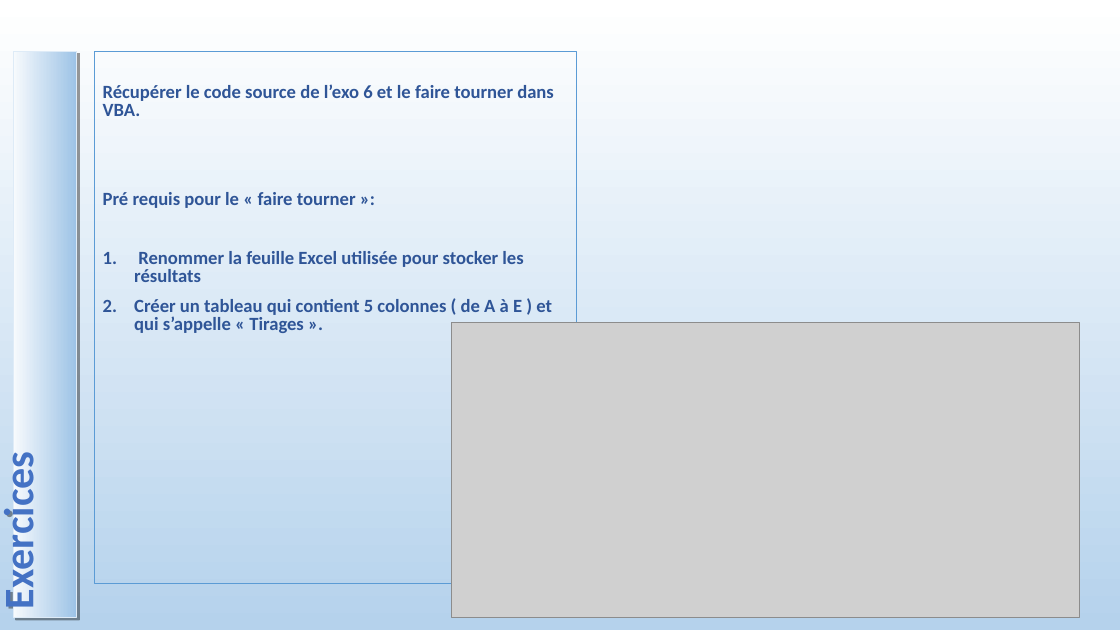
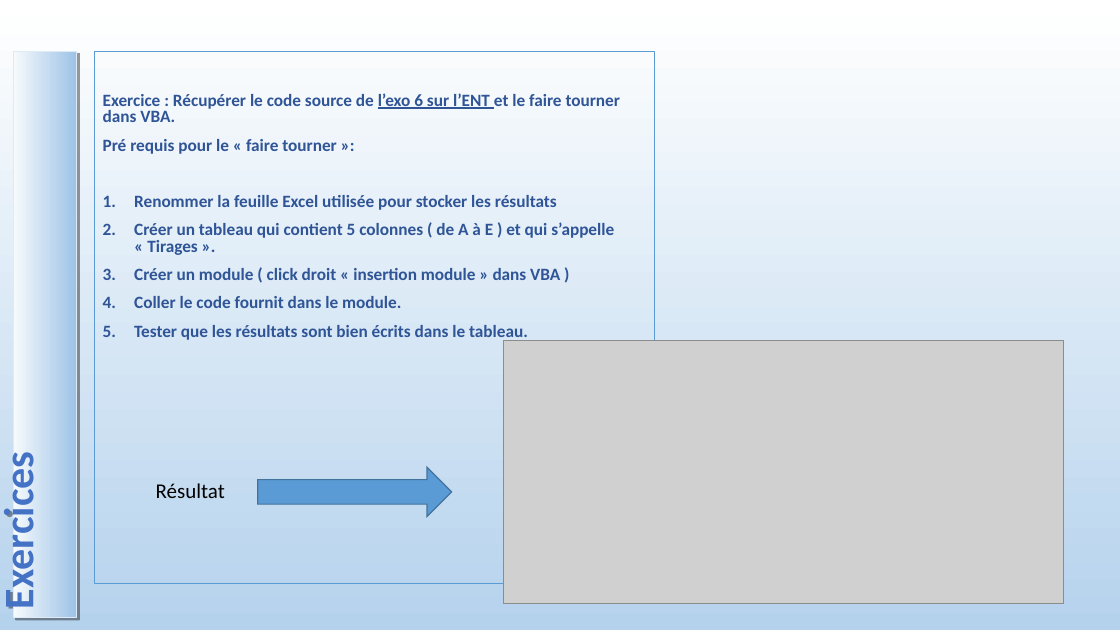
Before and after one commit to fabrice1618/GIFA23, a slide deck: slide 45 of COURS_VBA_TP.pptx (slide 29 before the commit). Drawn at 1120x630 pixels with LibreOffice and Linux fonts; fonts in the diff are those of the drawing; grey boxes stand for pictures. Boxes give left, top, right and bottom in pixels: in the first picture for what was removed or moved away, otherwise in the second. Text is boxed around its words. In the diff, an @@ line names an element or a change of style, - is before the commit and + after.

```diff
--- a/COURS_VBA_TP.pptx
+++ b/COURS_VBA_TP.pptx
@@ text "Exercice : Récupérer le code ...": place and size @@
-text "Exercice : Récupérer le code ..." at <box>94,51,576,584</box>
+text "Exercice : Récupérer le code ..." at <box>94,51,655,584</box>
@@ text at <box>103,93,620,122</box>: text changed; size 16 to 14.8 pt @@
-Récupérer le code source de l’exo 6 et le faire tourner dans VBA.
+Exercice : Récupérer le code source de l’exo 6 sur l’ENT et le faire tourner dans VBA.
@@ text at <box>103,139,614,255</box>: size 16 to 14.8 pt in "Pré requis pour le « faire tourner ...", "Renommer la feuille Excel utilisée pour stocker ...", "Créer un tableau qui contient 5 colonnes ..." @@
@@ text at <box>134,268,560,342</box>: paragraphs added @@
+3. Créer un module ( click droit « insertion module » dans VBA )
+4. Coller le code fournit dans le module.
+5. Tester que les résultats sont bien écrits dans le tableau.
@@ picture: place and size @@
-picture at <box>452,323,1080,618</box>
+picture at <box>503,340,1064,603</box>
@@ right arrow added at <box>258,467,452,516</box>, fill #5B9BD5, outline #43739E 1 pt @@
@@ text added at <box>156,483,225,498</box>, 18 pt, text #000000 @@
+Résultat
```
Also in this commit, not shown: 8 other slides changed, 20 slides added, 2 slides removed, 11 other files.
